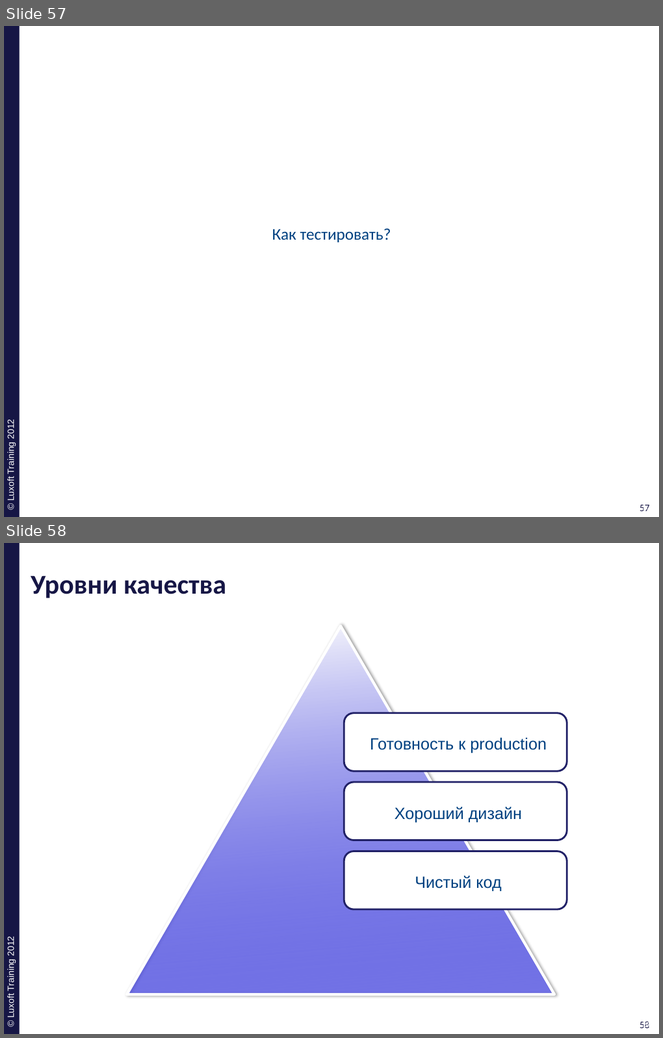
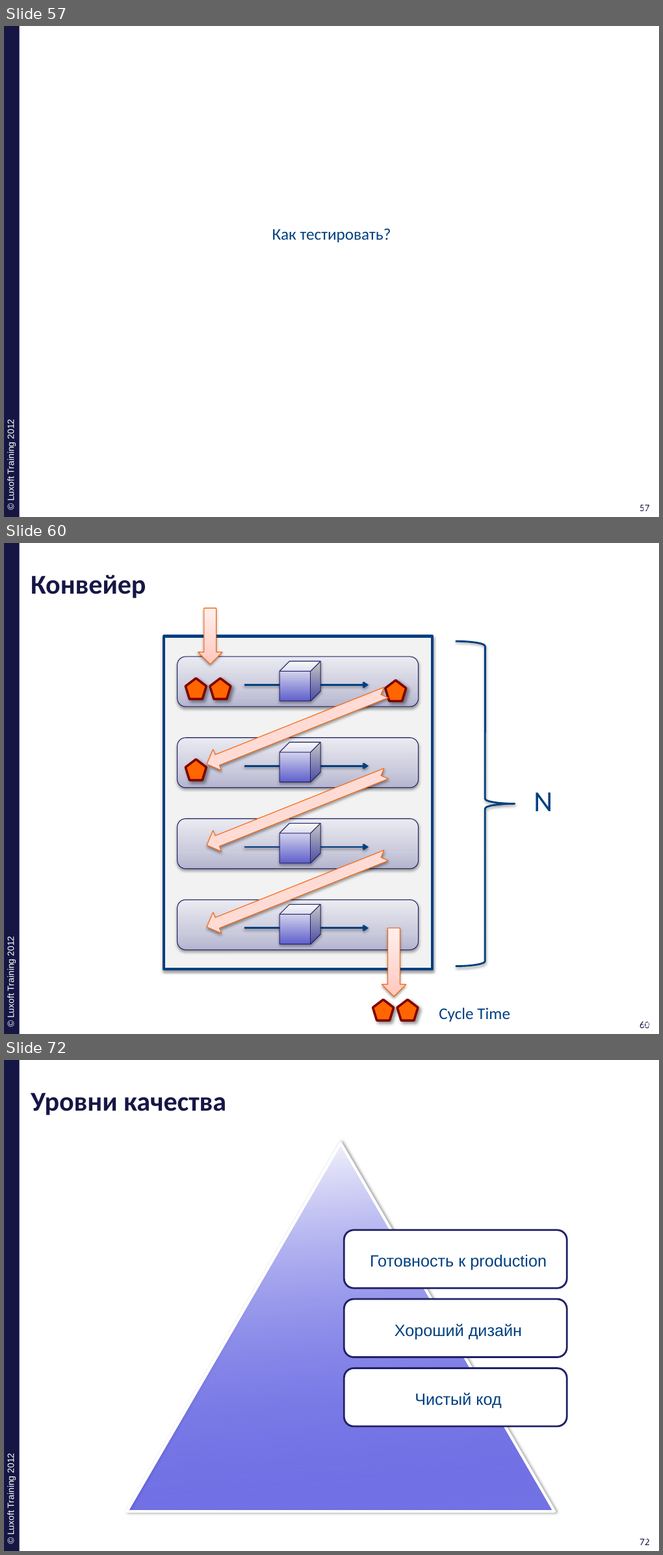
Before and after one commit to ivan-dyachenko/Trainings, a slide deck: Test Driven Development/materials/pptx/2. TDD-Behavior.pptx. Shown one above the other, each under a label of ours: slides 57 and 58 before the commit, slides 57, 60 and 72 after it; the slides between them are not shown. The pictures are 663x1038 and 663x1555 pixels, drawn with LibreOffice and Linux fonts; fonts in the diff are those of the drawing; background and template pictures are left out. Boxes give left, top, right and bottom in pixels: in the first picture for what was removed or moved away, otherwise in the second. Text is boxed around its words. In the diff, an @@ line names an element or a change of style, - is before the commit and + after.

```diff
--- a/Test Driven Development/materials/pptx/2. TDD-Behavior.pptx
+++ b/Test Driven Development/materials/pptx/2. TDD-Behavior.pptx
@@ slide 60 added at [4, 543, 659, 1034], background #FFFFFF; not listed: 4 template elements that a slide beside it also shows @@
@@ title added at [31, 575, 146, 598], 30 pt, text #161645, bold @@
+Конвейер
@@ group added at [164, 608, 553, 1022]: 6 pentagons, 4 rounded rectangles, 4 arrows, 4 cubes, 3 notched right arrows, 2 down arrows, 2 texts, 1 rectangle, 1 right brace @@
+Cycle Time
+N
@@ what was slide 58 is now slide 72 @@
@@ page number at [640, 1539, 650, 1546]: text changed @@
-58
+72
@@ page number at [643, 1539, 653, 1546]: text changed @@
-58
+72
```
Also in this commit, not shown: 13 other slides added.
